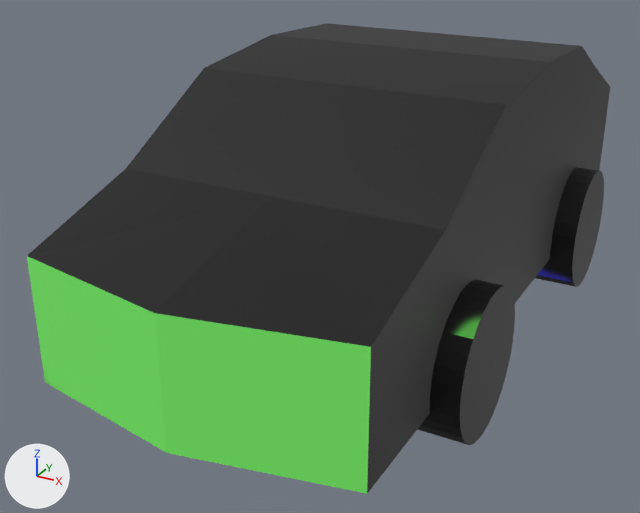
The OBJ model DirectXGame/Resources/player_Body/player_Body.obj, before and after one commit.
Camera for both pictures: a 50 mm lens placed at (2.4, -4.0, 1.64), pointed at (-0.25, 0.83, -0.78). The lights are fixed; the arrows at lower left show +X, +Y and +Z. Where no turn or scale is listed for an object, it has been applied to the vertices.

Names of what the first picture shows: '円柱', '円柱.001', '立方体'.
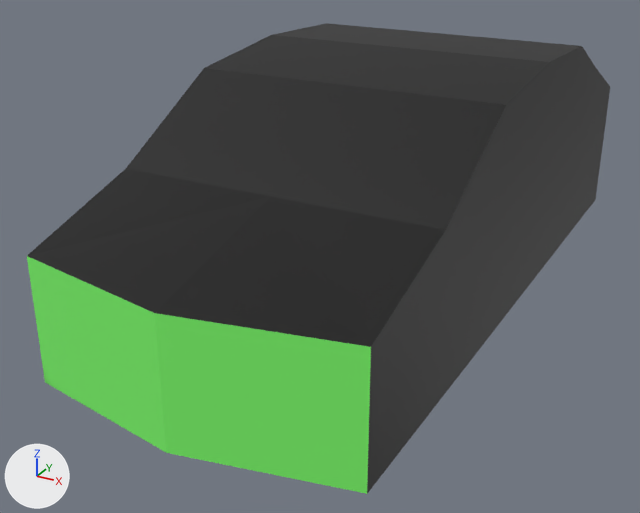
Boxes [x1, y1, x2, y2] around the edits, measured in the pictures (640 x 513 px):
'円柱', deleted (black)
    before: [417, 280, 515, 445]
'円柱.001', deleted (black)
    before: [535, 167, 604, 287]

Edits to the bpy script that builds the scene:
```text
Remove ob_円柱:
    ob_円柱 = bpy.data.objects.new('円柱', me_円柱)
    ob_円柱.location = (0.0, 0.0, 0.0)
Remove ob_円柱_001:
    ob_円柱_001 = bpy.data.objects.new('円柱.001', me_円柱_001)
    ob_円柱_001.location = (0.0, 0.0, 0.0)
```
